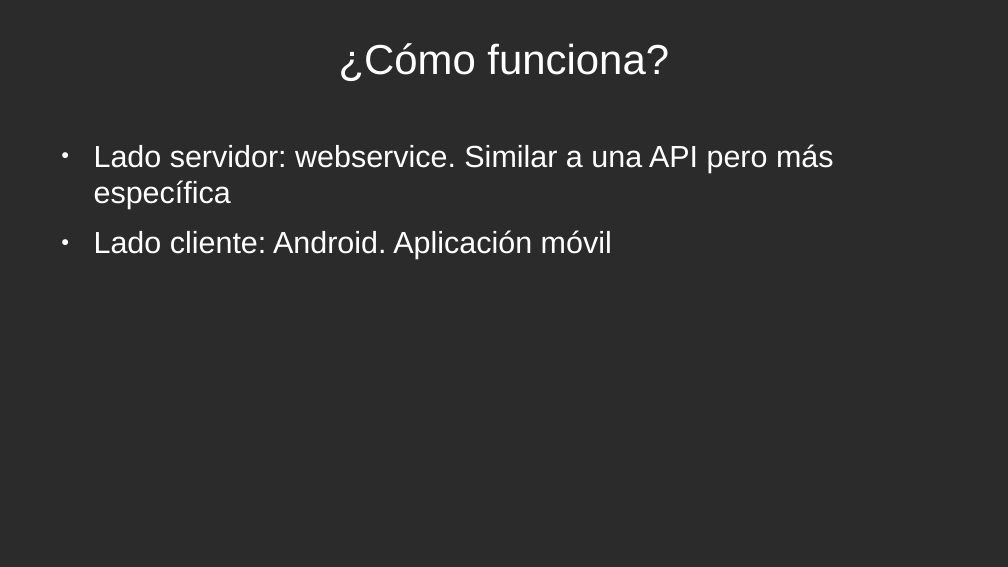
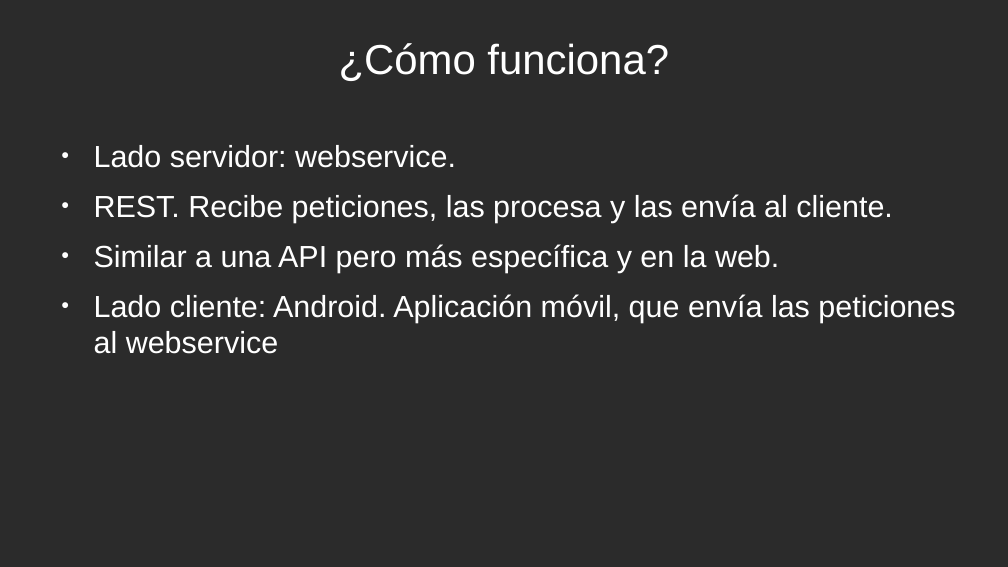
Before and after one commit to millanperez16/proyecto-libre-Grup4, a slide deck: slide 8 of proyecto.odp. Drawn at 1008x567 pixels with LibreOffice and Linux fonts; fonts in the diff are those of the drawing; background and template pictures are left out; a plain dark background stands for a picture behind light text. Boxes give left, top, right and bottom in pixels: in the first picture for what was removed or moved away, otherwise in the second. Text is boxed around its words. In the diff, an @@ line names an element or a change of style, - is before the commit and + after.

```diff
--- a/proyecto.odp
+++ b/proyecto.odp
@@ text at (94,145,955,354): text changed @@
-● Lado servidor: webservice. Similar a una API pero más específica
-● Lado cliente: Android. Aplicación móvil
+● Lado servidor: webservice.
+● REST. Recibe peticiones, las procesa y las envía al cliente.
+● Similar a una API pero más específica y en la web.
+● Lado cliente: Android. Aplicación móvil, que envía las peticiones al webservice
```
Also in this commit, not shown: 2 other slides changed, 1 slide added.
